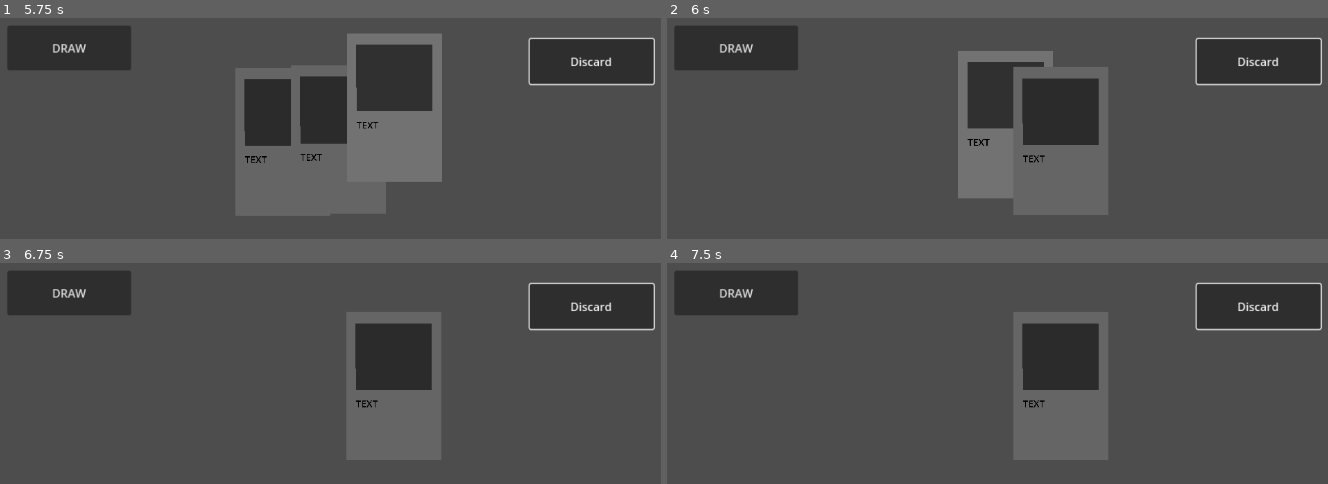
Above: before the commit, frames 1-4 (two rows, left to right).
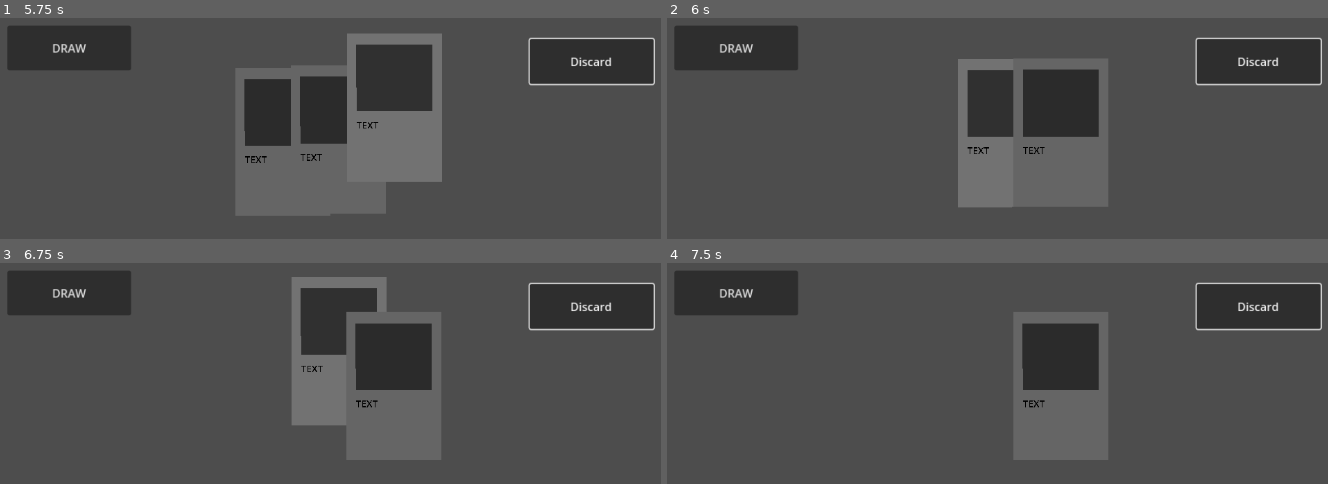
Above: after the commit, the same moments.

Repository: NMcDormand/card-template
Game: Godot game, scene res://main.tscn
The game is run twice, just before and just after one commit, with the same random seed, the same clock (stepped at 60 frames per second) and the same inputs.
Inputs (mouse positions are in pixels of both pictures, inside the frame that each line leads up to):
- Up to frame 1 (5.75 s): click "DRAW" at 0.5 s; click "Discard" at 1.25 s; click "DRAW" at 2 s; click "Discard" at 2.75 s; click "DRAW" at 3.5 s; click "Discard" at 4.25 s; tap Enter at 5 s; move the mouse to (396, 141) at 5.02 s; click (396, 141) at 5.17 s
- Up to frame 2 (6 s): tap Space at 5.75 s; move the mouse to (1004, 139) at 5.77 s; click (1004, 139) at 5.92 s
- Up to frame 3 (6.75 s): tap Enter at 6.5 s; move the mouse to (337, 366) at 6.52 s; click (337, 366) at 6.67 s
- Up to frame 4 (7.5 s): tap Space at 7.25 s; move the mouse to (971, 455) at 7.27 s; click (971, 455) at 7.42 s

Frame 1 is identical in both runs. In frame 2, 2.6% of the frame differs, in the area x 44-66%, y 14-86%; in frame 3, 6.3%, in the area x 44-59%, y 6-74%; in frame 4, nothing differs.

Commit message:
g

Diff:
--- a/card_template.gd
+++ b/card_template.gd
@@ -17,15 +17,13 @@
 
 func _on_area_2d_mouse_entered() -> void:
 	$"/root/Variables".select_delin.append(self)
-	print(z_index,"entered")
 	$"/root/Variables".delin()
 
 
 func _on_area_2d_mouse_exited() -> void:
+	$"/root/Variables".delin()
 	$"/root/Variables".select_delin.erase(self)
 	state = state_not_hovered
-	print(z_index,"exited")
-	$"/root/Variables".delin()
 
 func _on_area_2d_input_event(viewport: Node, event: InputEvent, shape_idx: int) -> void:
 	if event is InputEventMouseButton:
@@ -62,5 +60,7 @@
 func state_update(bool):
 	if bool == true:
 		state = state_hovered
+		print(z_index," hover")
 	if bool == false:
 		state = state_not_hovered
+		print(z_index," not hover")
--- a/variables.gd
+++ b/variables.gd
@@ -5,12 +5,14 @@
 func delin():
 	if select_delin.size() == 2:
 		if select_delin[0].z_index > select_delin[1].z_index:
+			print("0 greater then 1")
 			select_delin[0].state_update(true)
 			select_delin[1].state_update(false)
-			select_delin.remove_at(1)
+			select_delin.remove_at(0)
 		elif select_delin[0].z_index < select_delin[1].z_index:
+			print("1 greater then 0")
 			select_delin[1].state_update(true)
 			select_delin[0].state_update(false)
-			select_delin.remove_at(0)
+			select_delin.remove_at(1)
 	elif select_delin.size():
 		select_delin[0].state_update(true)
